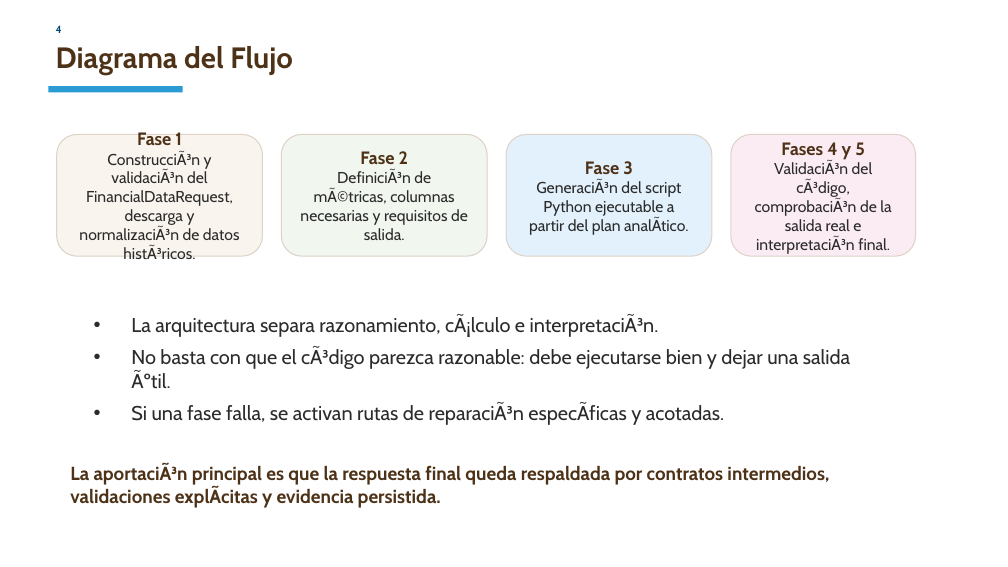
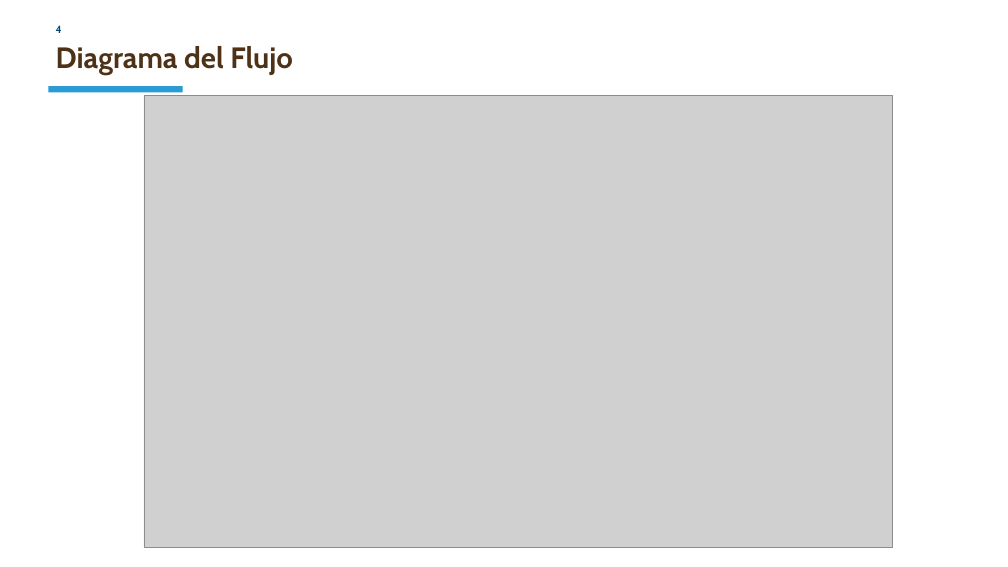
Before and after one commit to CarlosRuiz4102/tfm, a slide deck: slide 5 of docs/presentacion_tfm_15min_v4.pptx. Drawn at 1008x567 pixels with LibreOffice and Linux fonts; fonts in the diff are those of the drawing; grey boxes stand for pictures. Boxes give left, top, right and bottom in pixels: in the first picture for what was removed or moved away, otherwise in the second. Text is boxed around its words. In the diff, an @@ line names an element or a change of style, - is before the commit and + after.

Commit message:
presentacion y guion finalizado

```diff
--- a/docs/presentacion_tfm_15min_v4.pptx
+++ b/docs/presentacion_tfm_15min_v4.pptx
@@ picture added at [144,96,892,547] @@
@@ rounded rectangle removed at [57,135,262,256] @@
-Fase 1
-ConstrucciÃ³n y validaciÃ³n del FinancialDataRequest, descarga y normalizaciÃ³n de datos histÃ³ricos.
@@ rounded rectangle removed at [281,135,487,256] @@
-Fase 2
-DefiniciÃ³n de mÃ©tricas, columnas necesarias y requisitos de salida.
@@ rounded rectangle removed at [506,135,712,256] @@
-Fase 3
-GeneraciÃ³n del script Python ejecutable a partir del plan analÃtico.
@@ rounded rectangle removed at [731,135,916,256] @@
-Fases 4 y 5
-ValidaciÃ³n del cÃ³digo, comprobaciÃ³n de la salida real e interpretaciÃ³n final.
@@ text removed at [131,315,850,425] @@
-• La arquitectura separa razonamiento, cÃ¡lculo e interpretaciÃ³n.
-• No basta con que el cÃ³digo parezca razonable: debe ejecutarse bien y dejar una salida Ãºtil.
-• Si una fase falla, se activan rutas de reparaciÃ³n especÃficas y acotadas.
@@ text removed at [70,464,829,508] @@
-La aportaciÃ³n principal es que la respuesta final queda respaldada por contratos intermedios, validaciones explÃcitas y evidencia persistida.
```
Also in this commit, not shown: 6 other slides changed, 2 slides added, 2 slides removed, 4 other files.
